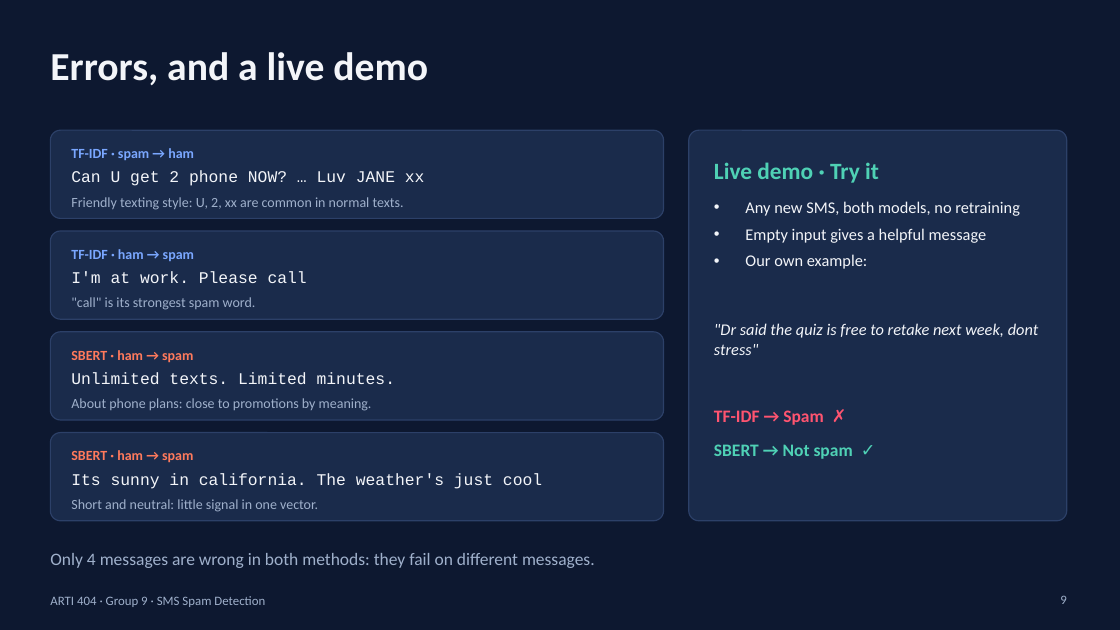
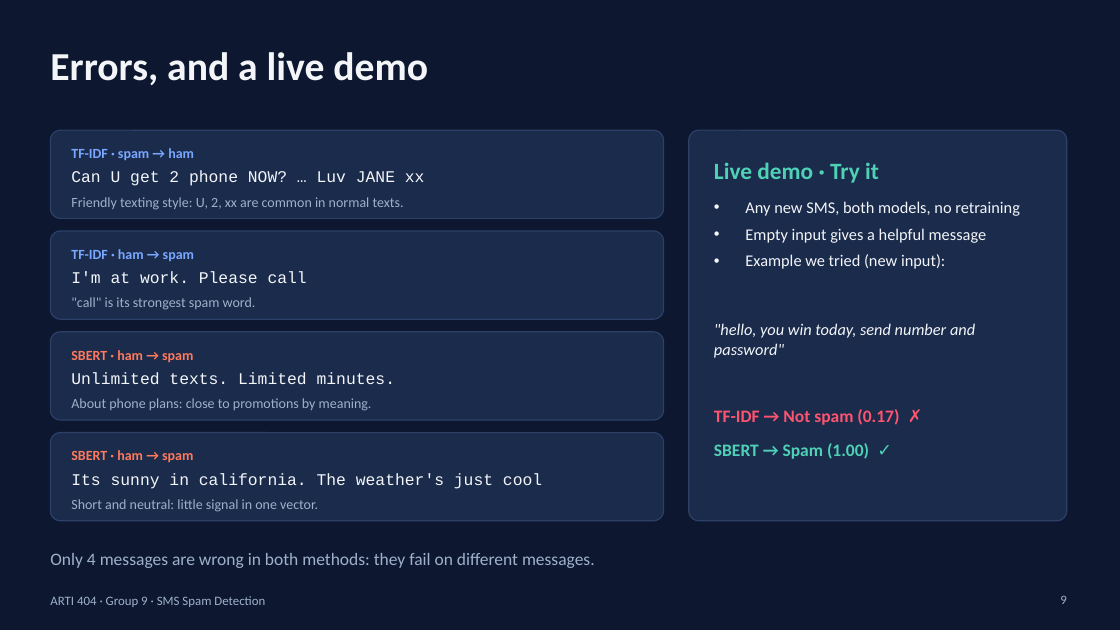
Before and after one commit to H7modi77/Project-NLP, a slide deck: slide 9 of Presentation_Group9.pptx. Drawn at 1120x630 pixels with LibreOffice and Linux fonts; fonts in the diff are those of the drawing; background and template pictures are left out. Boxes give left, top, right and bottom in pixels: in the first picture for what was removed or moved away, otherwise in the second. Text is boxed around its words. In the diff, an @@ line names an element or a change of style, - is before the commit and + after.

Commit message:
Add our own Arabic examples (translated) to notebook, report and slides

```diff
--- a/Presentation_Group9.pptx
+++ b/Presentation_Group9.pptx
@@ text at (745,254,945,269): text changed @@
-• Our own example:
+• Example we tried (new input):
@@ text at (714,323,975,358): text changed @@
-"Dr said the quiz is free to retake next week, dont stress"
+"hello, you win today, send number and password"
@@ text at (714,409,899,425): text changed @@
-TF-IDF → Spam ✗
+TF-IDF → Not spam (0.17) ✗
@@ text at (714,443,869,459): text changed @@
-SBERT → Not spam ✓
+SBERT → Spam (1.00) ✓
```
Also in this commit, not shown: 2 other files.
